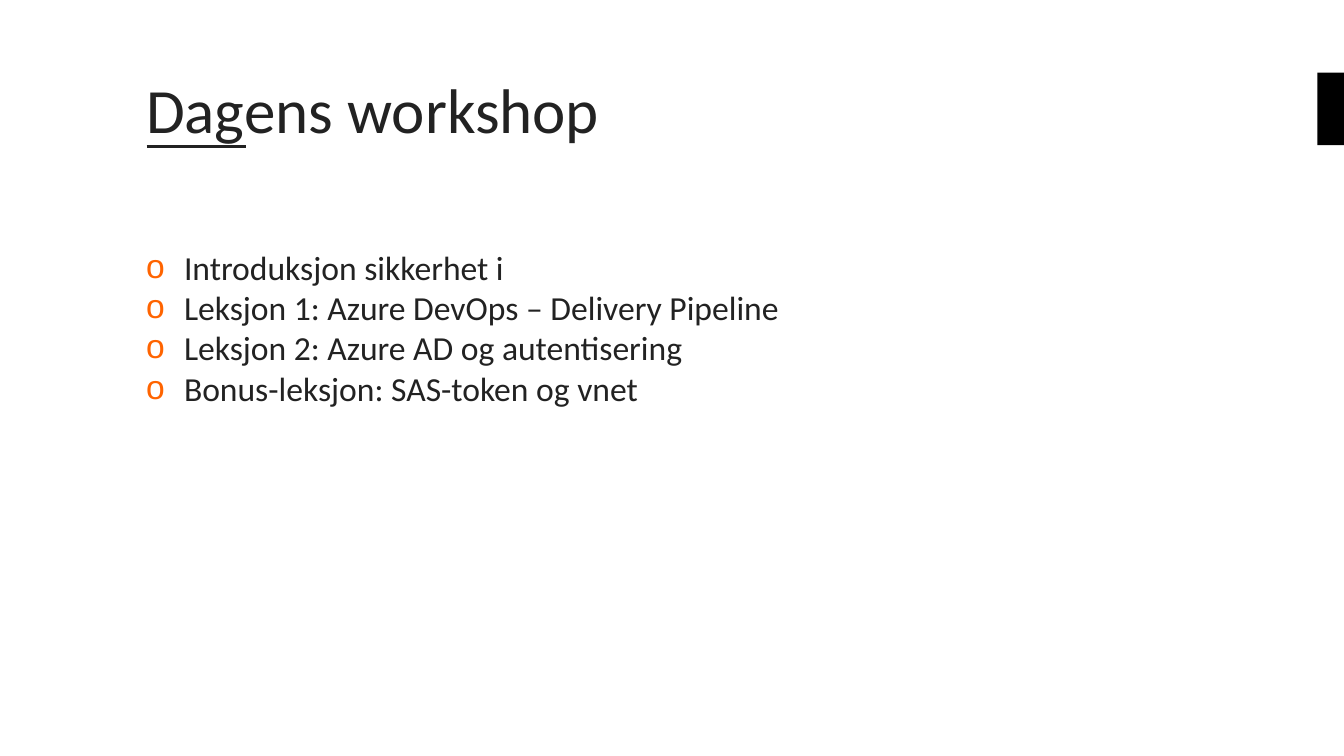
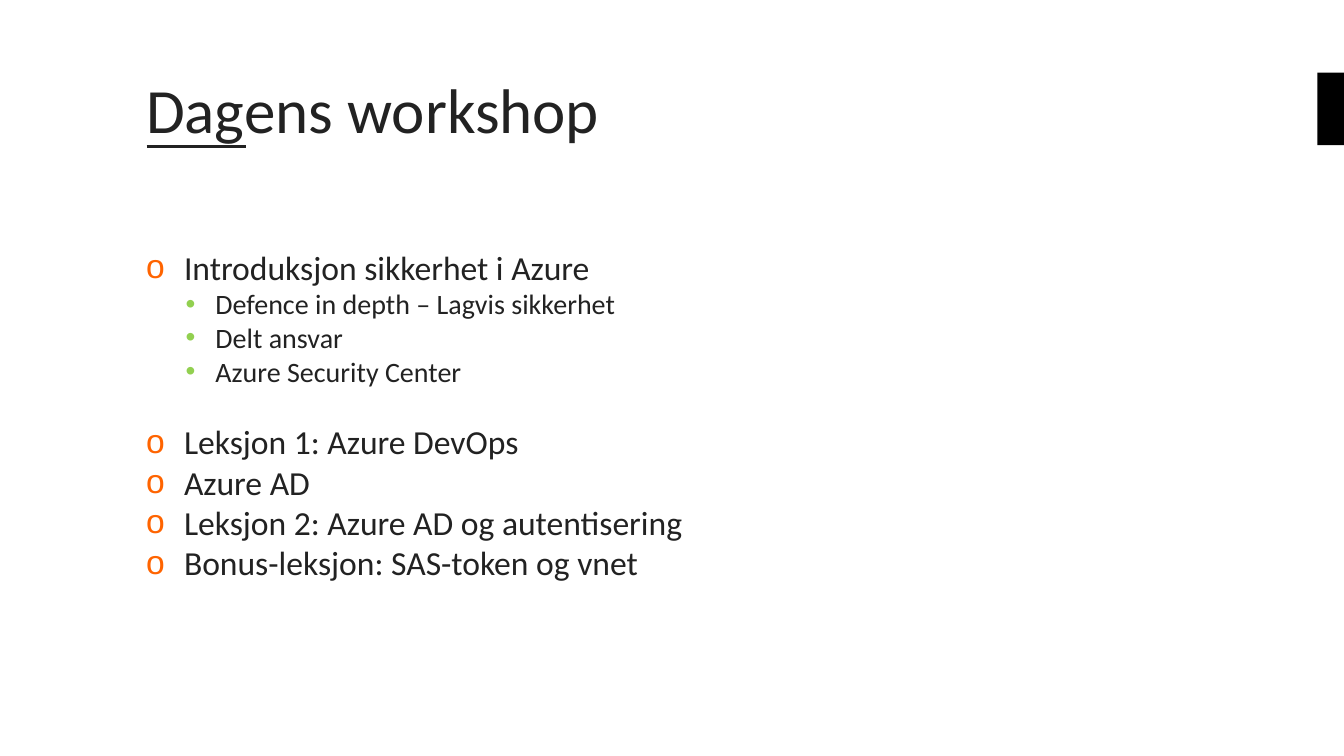
Before and after one commit to bouvet/azure-workshops, a slide deck: slide 4 of Workshop_3/Presentasjon/Azureskolen-Workshop#3.pptx. Drawn at 1344x756 pixels with LibreOffice and Linux fonts; fonts in the diff are those of the drawing; background and template pictures are left out. Boxes give left, top, right and bottom in pixels: in the first picture for what was removed or moved away, otherwise in the second. Text is boxed around its words. In the diff, an @@ line names an element or a change of style, - is before the commit and + after.

```diff
--- a/Workshop_3/Presentasjon/Azureskolen-Workshop#3.pptx
+++ b/Workshop_3/Presentasjon/Azureskolen-Workshop#3.pptx
@@ text at box(184, 256, 615, 496): text changed; size 24 to 20 pt @@
-o Introduksjon sikkerhet i
-o Leksjon 1: Azure DevOps – Delivery Pipeline
+o Introduksjon sikkerhet i Azure
+  • Defence in depth – Lagvis sikkerhet
+  • Delt ansvar
+  • Azure Security Center
+o Leksjon 1: Azure DevOps
+o Azure AD
```
Also in this commit, not shown: 3 other slides changed, 5 slides added, 1 slide removed.
